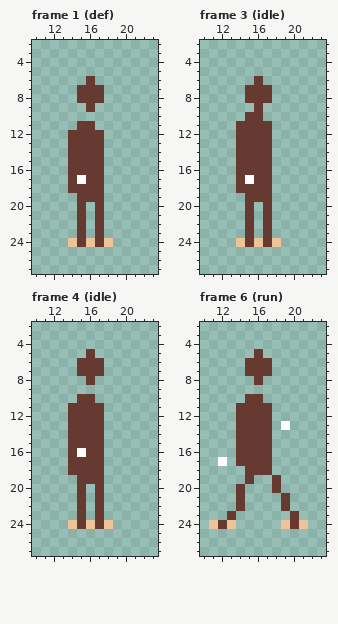
Pixel-art file, stored at assets/1bit_simple.aseprite. The picture above was drawn from the file before the commit.
32x32 pixels, 20 frames. Shown: frame 1 (def): x 10..23, y 2..27; frame 3 (idle): x 10..23, y 2..27; frame 4 (idle): x 10..23, y 2..27; frame 6 (run): x 10..23, y 2..27. The commit also changed other frames, which this record leaves out.
The same view after the edit:
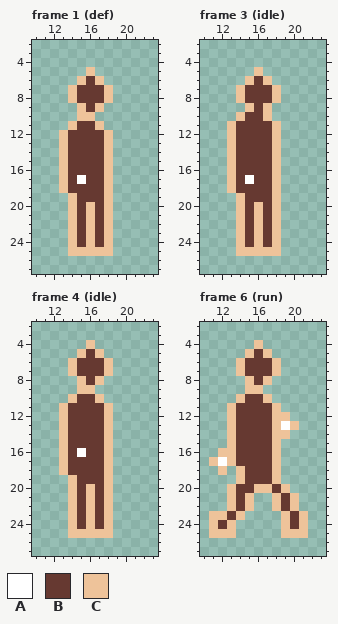
Palette (. is transparent): A #ffffff  B #663931  C #eec39a
Change:
--- frame 1 (def)
@@ x 10..23 @@
  4 ..............
- 5 ..............
- 6 ......B.......
- 7 .....BBB......
- 8 .....BBB......
- 9 ......B.......
-10 ..............
-11 .....BB.......
-12 ....BBBB......
-13 ....BBBB......
-14 ....BBBB......
-15 ....BBBB......
-16 ....BBBB......
-17 ....BABB......
-18 ....BBBB......
-19 .....BBB......
-20 .....B.B......
-21 .....B.B......
-22 .....B.B......
-23 .....B.B......
+ 5 ......C.......
+ 6 .....CBC......
+ 7 ....CBBBC.....
+ 8 ....CBBBC.....
+ 9 .....CBC......
+10 .....CC.......
+11 ....CBBC......
+12 ...CBBBBC.....
+13 ...CBBBBC.....
+14 ...CBBBBC.....
+15 ...CBBBBC.....
+16 ...CBBBBC.....
+17 ...CBABBC.....
+18 ...CBBBBC.....
+19 ....CBBBC.....
+20 ....CBCBC.....
+21 ....CBCBC.....
+22 ....CBCBC.....
+23 ....CBCBC.....
 24 ....CBCBC.....
-25 ..............
+25 ....CCCCC.....
 26 ..............
--- frame 3 (idle)
@@ x 10..23 @@
  4 ..............
- 5 ..............
- 6 ......B.......
- 7 .....BBB......
- 8 .....BBB......
- 9 ......B.......
-10 .....BB.......
-11 ....BBBB......
-12 ....BBBB......
-13 ....BBBB......
-14 ....BBBB......
-15 ....BBBB......
-16 ....BBBB......
-17 ....BABB......
-18 ....BBBB......
-19 .....BBB......
-20 .....B.B......
-21 .....B.B......
-22 .....B.B......
-23 .....B.B......
+ 5 ......C.......
+ 6 .....CBC......
+ 7 ....CBBBC.....
+ 8 ....CBBBC.....
+ 9 .....CBC......
+10 ....CBBC......
+11 ...CBBBBC.....
+12 ...CBBBBC.....
+13 ...CBBBBC.....
+14 ...CBBBBC.....
+15 ...CBBBBC.....
+16 ...CBBBBC.....
+17 ...CBABBC.....
+18 ...CBBBBC.....
+19 ....CBBBC.....
+20 ....CBCBC.....
+21 ....CBCBC.....
+22 ....CBCBC.....
+23 ....CBCBC.....
 24 ....CBCBC.....
-25 ..............
+25 ....CCCCC.....
 26 ..............
--- frame 4 (idle)
@@ x 10..23 @@
  3 ..............
- 4 ..............
- 5 ......B.......
- 6 .....BBB......
- 7 .....BBB......
- 8 ......B.......
- 9 ..............
-10 .....BB.......
-11 ....BBBB......
-12 ....BBBB......
-13 ....BBBB......
-14 ....BBBB......
-15 ....BBBB......
-16 ....BABB......
-17 ....BBBB......
-18 ....BBBB......
-19 .....BBB......
-20 .....B.B......
-21 .....B.B......
-22 .....B.B......
-23 .....B.B......
+ 4 ......C.......
+ 5 .....CBC......
+ 6 ....CBBBC.....
+ 7 ....CBBBC.....
+ 8 .....CBC......
+ 9 .....CC.......
+10 ....CBBC......
+11 ...CBBBBC.....
+12 ...CBBBBC.....
+13 ...CBBBBC.....
+14 ...CBBBBC.....
+15 ...CBBBBC.....
+16 ...CBABBC.....
+17 ...CBBBBC.....
+18 ...CBBBBC.....
+19 ....CBBBC.....
+20 ....CBCBC.....
+21 ....CBCBC.....
+22 ....CBCBC.....
+23 ....CBCBC.....
 24 ....CBCBC.....
-25 ..............
+25 ....CCCCC.....
 26 ..............
--- frame 6 (run)
@@ x 10..23 @@
  3 ..............
- 4 ..............
- 5 ......B.......
- 6 .....BBB......
- 7 .....BBB......
- 8 ......B.......
- 9 ..............
-10 .....BB.......
-11 ....BBBB......
-12 ....BBBB......
-13 ....BBBB.A....
-14 ....BBBB......
-15 ....BBBB......
-16 ....BBBB......
-17 ..A.BBBB......
-18 .....BBB......
-19 .....B..B.....
-20 ....B...B.....
-21 ....B....B....
-22 ....B....B....
-23 ...B......B...
+ 4 ......C.......
+ 5 .....CBC......
+ 6 ....CBBBC.....
+ 7 ....CBBBC.....
+ 8 .....CBC......
+ 9 .....CC.......
+10 ....CBBC......
+11 ...CBBBBC.....
+12 ...CBBBBCC....
+13 ...CBBBBCAC...
+14 ...CBBBBCC....
+15 ...CBBBBC.....
+16 ..CCBBBBC.....
+17 .CACBBBBC.....
+18 ..C.CBBBC.....
+19 ....CBBBC.....
+20 ...CBBCCBC....
+21 ...CBC..CBC...
+22 ...CBC..CBC...
+23 .CCBC....CBC..
 24 .CBC.....CBC..
-25 ..............
+25 .CCC.....CCC..
 26 ..............
Where, in picture pixels (left, top, right, bottom), the same in both pictures:
added: (59, 67, 113, 256)
added: (227, 67, 281, 256)
added: (59, 340, 113, 538)
changed: (209, 340, 308, 538)
